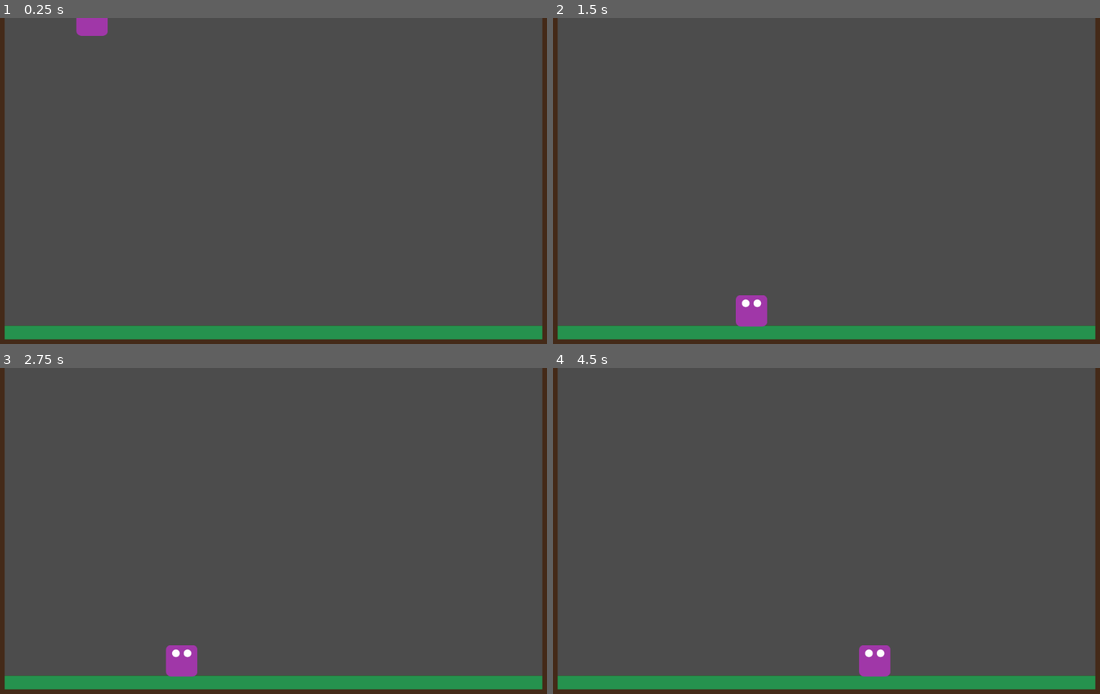
Above: before the commit, frames 1-4 (two rows, left to right).
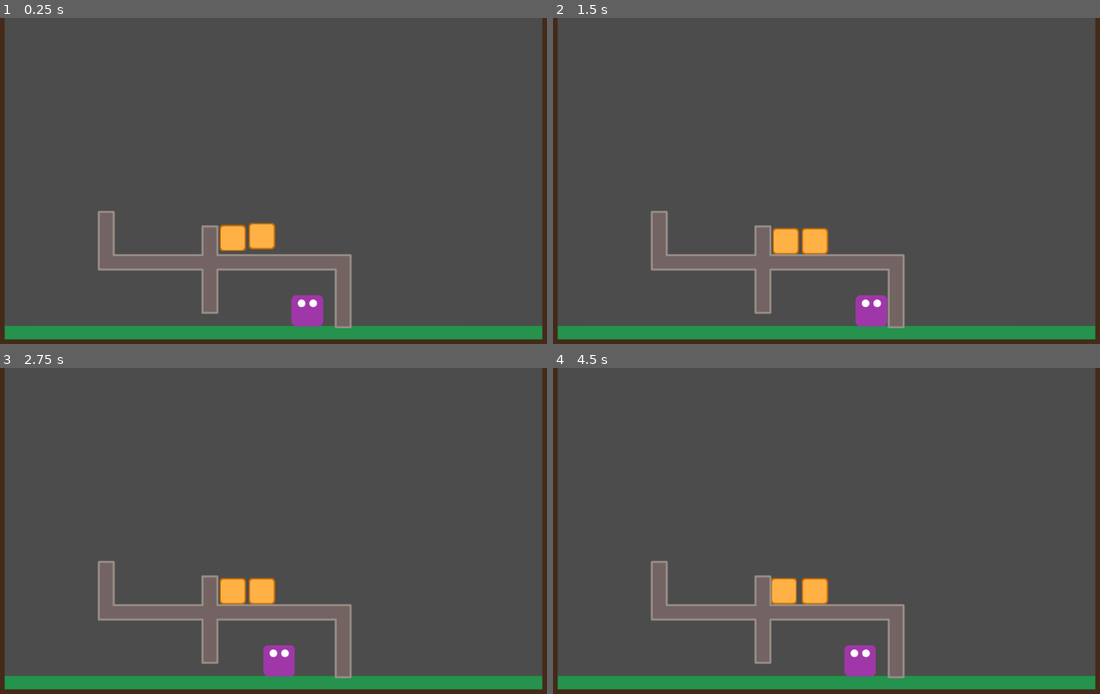
Above: after the commit, the same moments.

Repository: AntonellaDatri/Minion_2-IntroVJ
Game: Godot game, scene res://src/background/LevelTemplate.tscn
The game is run twice, just before and just after one commit, with the same random seed, the same clock (stepped at 60 frames per second) and the same inputs.
Inputs (mouse positions are in pixels of both pictures, inside the frame that each line leads up to):
- Up to frame 1 (0.25 s): no input
- Up to frame 2 (1.5 s): move the mouse to (941, 167) at 0.52 s; press the mouse at (941, 167) at 0.53 s; hold Right (ui_right) from 0.53 s (still down); tap E (impulsar_objeto, bound only after the commit) at 0.8, 1.35 s; move the mouse to (700, 203) at 1.27 s; release the mouse at (700, 203) at 1.28 s
- Up to frame 3 (2.75 s): click (147, 553) at 1.55 s; move the mouse to (322, 462) at 2.02 s; release Right (ui_right) at 2.03 s; press the mouse at (322, 462) at 2.03 s; hold Left (ui_left) from 2.03 s (still down); tap E (impulsar_objeto, bound only after the commit) at 2.3 s
- Up to frame 4 (4.5 s): move the mouse to (788, 602) at 2.77 s; release Left (ui_left) at 2.78 s; release the mouse at (788, 602) at 2.78 s; hold Right (ui_right) 2.78-4.28 s; tap E (impulsar_objeto, bound only after the commit) at 2.85, 3.8, 4.35 s; click (788, 602) at 3.05 s; move the mouse to (990, 586) at 3.52 s; press the mouse at (990, 586) at 3.53 s; move the mouse to (645, 485) at 4.27 s; release the mouse at (645, 485) at 4.28 s; hold Left (ui_left) from 4.28 s (still down)

The runs differ from the first frame. In frame 1, 5.8% of the frame differs, in the area x 13-65%, y 0-96%; in frame 2, 5.8%; in frame 3, 6.0%, in the area x 17-65%, y 59-96%; in frame 4, 5.4%.

Commit message:
pruebas de levitacion de violeta

Diff:
--- a/project.godot
+++ b/project.godot
@@ -45,6 +45,16 @@
 , Object(InputEventKey,"resource_local_to_scene":false,"resource_name":"","device":0,"alt":false,"shift":false,"control":false,"meta":false,"command":false,"pressed":false,"scancode":16777232,"unicode":0,"echo":false,"script":null)
  ]
 }
+click={
+"deadzone": 0.5,
+"events": [ Object(InputEventMouseButton,"resource_local_to_scene":false,"resource_name":"","device":0,"alt":false,"shift":false,"control":false,"meta":false,"command":false,"button_mask":0,"position":Vector2( 0, 0 ),"global_position":Vector2( 0, 0 ),"factor":1.0,"button_index":1,"pressed":false,"doubleclick":false,"script":null)
+ ]
+}
+impulsar_objeto={
+"deadzone": 0.5,
+"events": [ Object(InputEventKey,"resource_local_to_scene":false,"resource_name":"","device":0,"alt":false,"shift":false,"control":false,"meta":false,"command":false,"pressed":false,"scancode":69,"unicode":0,"echo":false,"script":null)
+ ]
+}
 
 [layer_names]
 
--- /dev/null
+++ b/src/background/LevelTemplate.gd
@@ -0,0 +1,24 @@
+extends Node2D
+
+var cajas
+var puedeLevitar = true
+
+func _physics_process(delta):
+	for caja in cajas:
+		if puedeLevitar and caja.position.distance_to($Player.position) < 130 :
+			caja.levitar()
+		if caja.seleccionado and Input.is_action_pressed("impulsar_objeto"):
+			caja.set_sleeping(false)
+			caja.apply_central_impulse(- $Player.position.normalized())
+
+
+
+
+func _ready():
+	cajas = get_tree().get_nodes_in_group("cajas")
+
+
+func cajas_levitando():
+	print (puedeLevitar)
+	puedeLevitar = false
+	print (puedeLevitar)
--- a/src/background/LevelTemplate.tscn
+++ b/src/background/LevelTemplate.tscn
@@ -1,8 +1,11 @@
-[gd_scene load_steps=7 format=2]
+[gd_scene load_steps=10 format=2]
 
 [ext_resource path="res://assert/art/piso1.png" type="Texture" id=1]
 [ext_resource path="res://src/player/Player.tscn" type="PackedScene" id=2]
 [ext_resource path="res://assert/art/piso2.png" type="Texture" id=3]
+[ext_resource path="res://assert/art/trampa.png" type="Texture" id=4]
+[ext_resource path="res://src/background/LevelTemplate.gd" type="Script" id=5]
+[ext_resource path="res://src/caja.tscn" type="PackedScene" id=6]
 
 [sub_resource type="ConvexPolygonShape2D" id=4]
 points = PoolVector2Array( 0, 0, 96, 0, 96, 96, 0, 96 )
@@ -55,6 +58,7 @@
 2/z_index = 0
 
 [node name="LevelTemplate" type="Node2D"]
+script = ExtResource( 5 )
 
 [node name="TileMap" type="TileMap" parent="."]
 tile_set = SubResource( 2 )
@@ -65,5 +69,25 @@
 tile_data = PoolIntArray( 65535, 1, 0, 21, 1, 0, 131071, 1, 0, 65557, 1, 0, 196607, 1, 0, 131093, 1, 0, 262143, 1, 0, 1 …(783 unchanged characters)…
 
 [node name="Player" parent="." instance=ExtResource( 2 )]
-position = Vector2( 204.428, -63.03 )
+position = Vector2( 588.818, 513.347 )
 collision_mask = 4
+
+[node name="Caja2" parent="." instance=ExtResource( 6 )]
+position = Vector2( 455.371, 390.834 )
+
+[node name="Caja" parent="." instance=ExtResource( 6 )]
+position = Vector2( 507.416, 387.208 )
+
+[node name="StaticBody2D" type="StaticBody2D" parent="."]
+
+[node name="trampa" type="Sprite" parent="StaticBody2D"]
+position = Vector2( 440.917, 450.194 )
+scale = Vector2( 0.562376, 0.548562 )
+texture = ExtResource( 4 )
+
+[node name="CollisionPolygon2D" type="CollisionPolygon2D" parent="StaticBody2D"]
+position = Vector2( 440.917, 450.194 )
+scale = Vector2( 0.562376, 0.548562 )
+polygon = PoolVector2Array( -345, -190.6, -345, -54.5, -78, -54.5, -78, -144.5, -76, -144.5, -73, -148.5, -20, -148.5, -20, -146.5, -16, -143.5, -16, -54.5, 403, -54.5, 403, -52.6, 404, -51.9, 404, 192.5, 347.8, 192.5, 345, 190.6, 345, 7.5, -16, 7.5, -16, 144.5, -18, 144.5, -21, 148.5, -74, 148.5, -74, 146.5, -78, 143.5, -78, 7.5, -403, 7.5, -403, 5.60001, -404, 4.89999, -404, -192.5, -347.9, -192.5 )
+[connection signal="levitando2" from="Caja2" to="." method="cajas_levitando"]
+[connection signal="levitando2" from="Caja" to="." method="cajas_levitando"]
--- /dev/null
+++ b/src/caja.gd
@@ -0,0 +1,27 @@
+extends RigidBody2D
+signal levitando2
+
+var levitando
+
+
+var contador = 0
+var seleccionado = false
+
+func levitar() :
+	levitando = true
+
+
+func _physics_process(delta):
+	if levitando and contador < 100 and seleccionado:
+	#	set_mode(1)
+		apply_central_impulse(Vector2.UP*0.2)
+		contador += 1
+	if contador == 100:
+		set_sleeping(true)
+		contador += 1
+
+
+func _on_Caja_input_event(viewport, event, shape_idx):
+	if event.is_action_pressed("click"):
+		seleccionado = true
+		emit_signal("levitando2")
--- /dev/null
+++ b/src/caja.tscn
@@ -0,0 +1,23 @@
+[gd_scene load_steps=4 format=2]
+
+[ext_resource path="res://assert/art/caja.png" type="Texture" id=1]
+[ext_resource path="res://src/caja.gd" type="Script" id=2]
+
+[sub_resource type="RectangleShape2D" id=1]
+extents = Vector2( 20.3544, 21.3966 )
+
+[node name="Caja" type="RigidBody2D" groups=[
+"cajas",
+]]
+input_pickable = true
+mass = 0.05
+script = ExtResource( 2 )
+
+[node name="caja" type="Sprite" parent="."]
+position = Vector2( -0.211349, 0.223419 )
+scale = Vector2( 0.5, 0.5 )
+texture = ExtResource( 1 )
+
+[node name="CollisionShape2D" type="CollisionShape2D" parent="."]
+shape = SubResource( 1 )
+[connection signal="input_event" from="." to="." method="_on_Caja_input_event"]
--- a/src/objects/portal/Portal.gd
+++ b/src/objects/portal/Portal.gd
@@ -1,9 +1,29 @@
 extends Area2D
-
+onready var anim_player: AnimationPlayer = $AnimationPlayer
 export var next_scene: PackedScene
 
 func _get_configuration_warning():
-	return "The next scene propety can't be empty"
+	return "The next scene propety can't be empty" if not next_scene else ""
+
+
+func teleport():
+	anim_player.play("Fade_in")
+	yield(anim_player, "animation_finished")
+	get_tree().change_scene_to(next_scene)
+
+
+
+
+
+
+
+
+
+
+
+
+
+
 
 
 
--- a/src/player/Player.gd
+++ b/src/player/Player.gd
@@ -1,8 +1,10 @@
 extends KinematicBody2D
 
-export var run_speed = 200
-export var jump_speed = -250
-export var gravity = 2000
+export var run_speed = 100
+export var jump_speed = -150
+export var gravity = 500
+
+var distanceBox = 165
 
 var velocity = Vector2()
 
